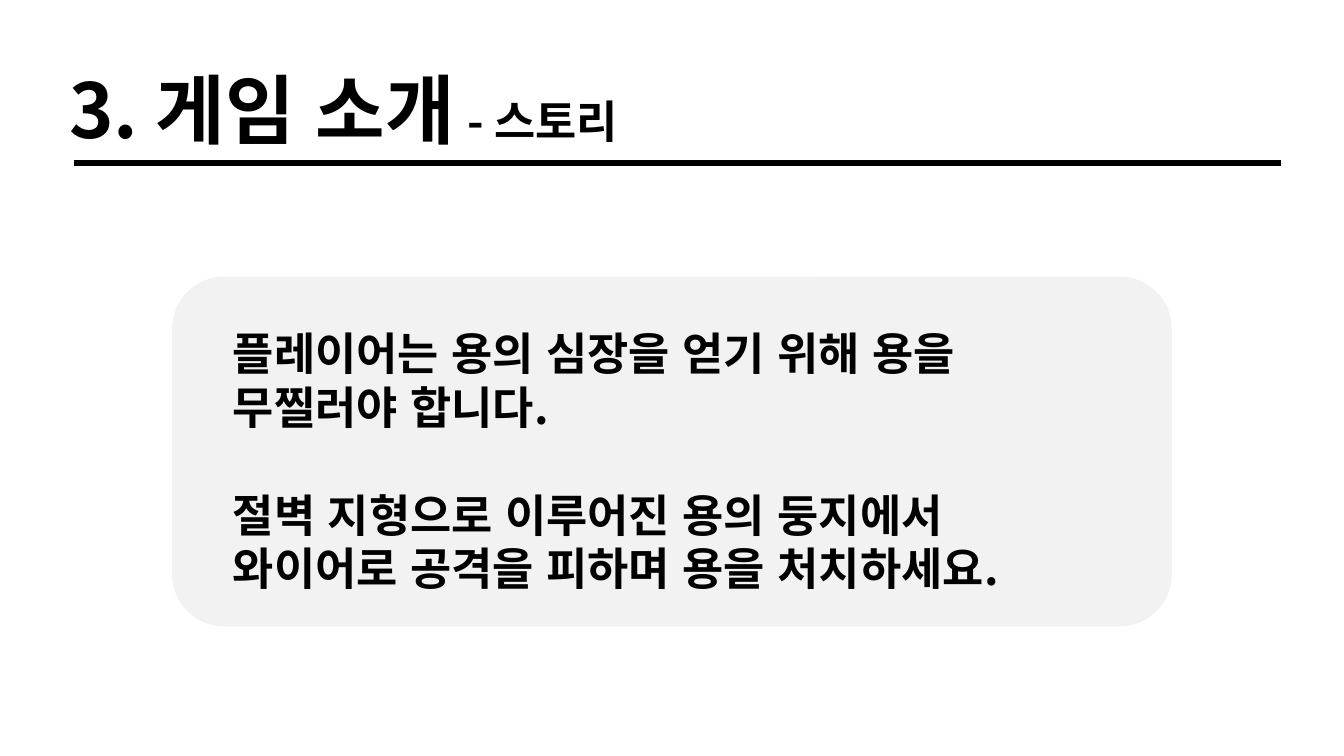
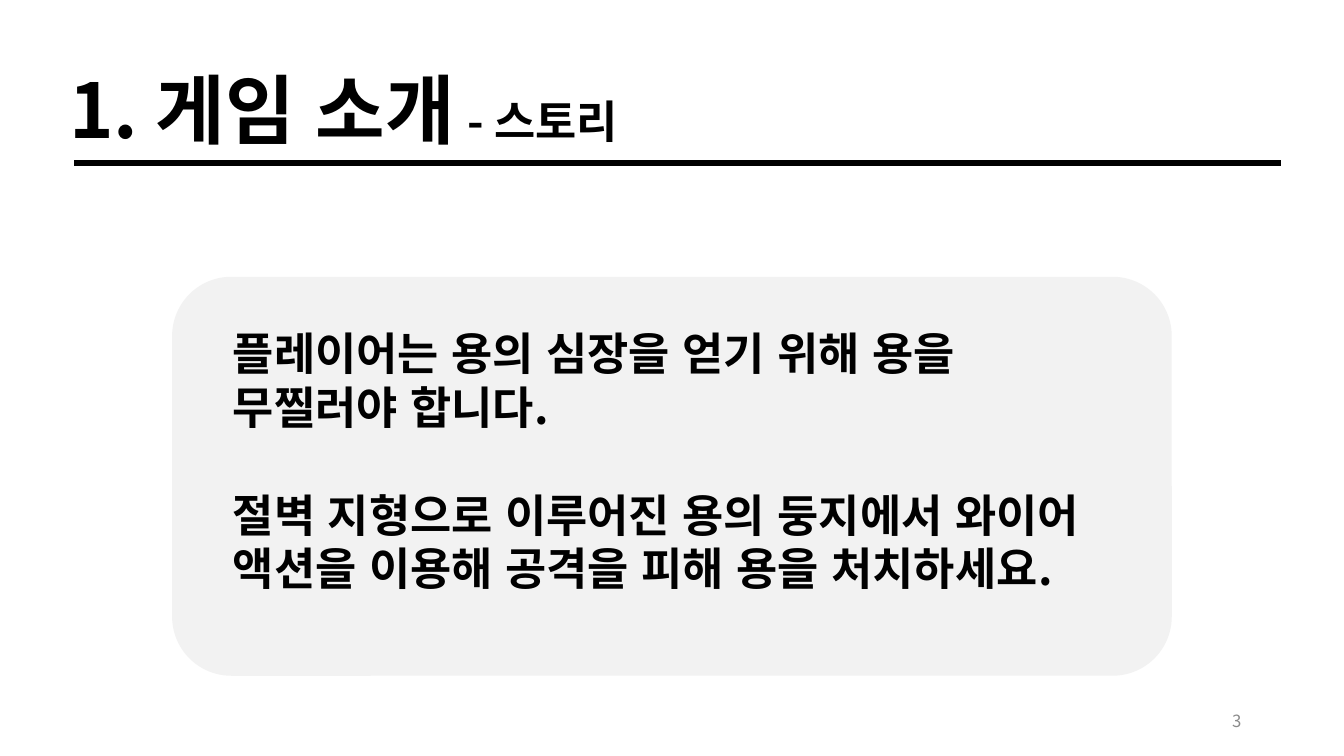
Before and after one commit to taeho-choi/wire-hunter, a slide deck: slide 3 of 문서/기획/기획발표자료.pptx (slide 6 before the commit). Drawn at 1344x756 pixels with LibreOffice and Linux fonts; fonts in the diff are those of the drawing. Boxes give left, top, right and bottom in pixels: in the first picture for what was removed or moved away, otherwise in the second. Text is boxed around its words. In the diff, an @@ line names an element or a change of style, - is before the commit and + after.

```diff
--- a/문서/기획/기획발표자료.pptx
+++ b/문서/기획/기획발표자료.pptx
@@ text at [69,74,618,145]: text changed @@
-3. 게임 소개 - 스토리
+1. 게임 소개 - 스토리
@@ rounded rectangle: place and size @@
-rounded rectangle at [172,277,1173,627]
+rounded rectangle at [172,277,1173,677]
@@ text at [233,494,1079,589]: text changed @@
-절벽 지형으로 이루어진 용의 둥지에서 와이어로 공격을 피하며 용을 처치하세요.
+절벽 지형으로 이루어진 용의 둥지에서 와이어 액션을 이용해 공격을 피해 용을 처치하세요.
@@ page number added at [1232,714,1241,727], 12 pt, text #8C8C8C @@
+3
```
Also in this commit, not shown: 16 other slides changed, 1 slide added.
